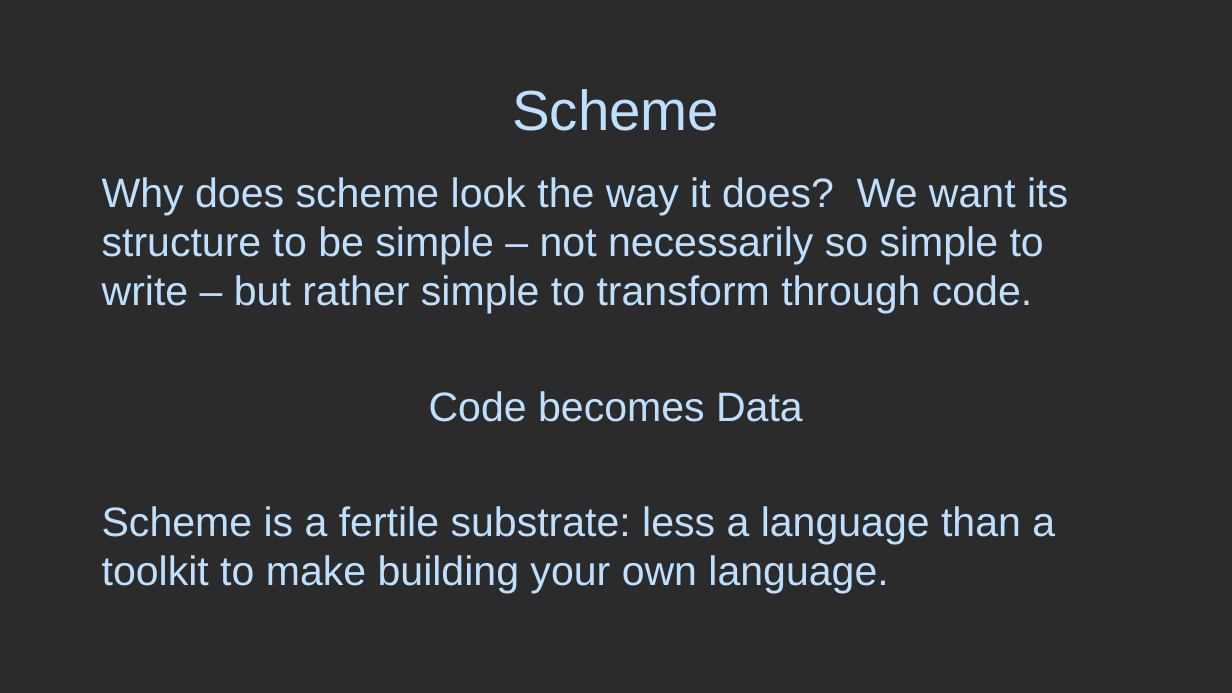
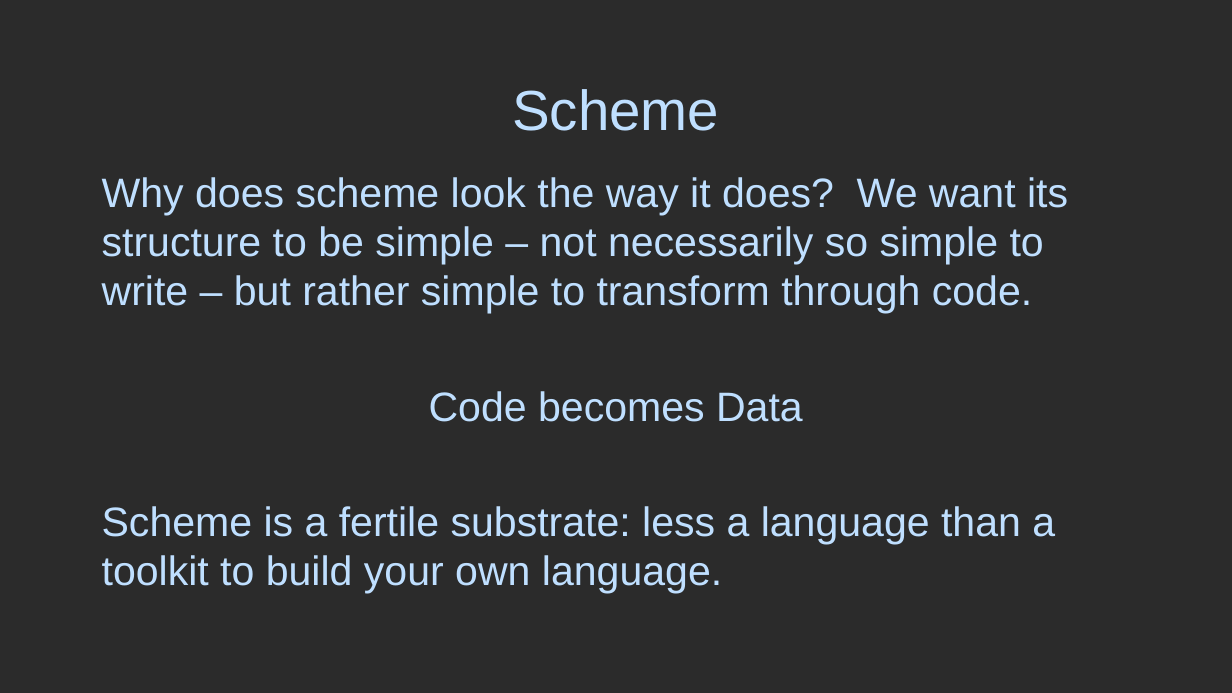
Before and after one commit to RHIT-CSSE/csse304, a slide deck: slide 6 of ClassMaterials/SchemeIntro/SchemeIntro.pptx (slide 5 before the commit). Drawn at 1232x693 pixels with LibreOffice and Linux fonts; fonts in the diff are those of the drawing; background and template pictures are left out; a plain dark background stands for a picture behind light text. Boxes give left, top, right and bottom in pixels: in the first picture for what was removed or moved away, otherwise in the second. Text is boxed around its words. In the diff, an @@ line names an element or a change of style, - is before the commit and + after.

```diff
--- a/ClassMaterials/SchemeIntro/SchemeIntro.pptx
+++ b/ClassMaterials/SchemeIntro/SchemeIntro.pptx
@@ text at box(102, 506, 1055, 593): text changed @@
-Scheme is a fertile substrate: less a language than a toolkit to make building your own language.
+Scheme is a fertile substrate: less a language than a toolkit to build your own language.
```
Also in this commit, not shown: 1 other slide changed, 1 slide added, 1 other file.
